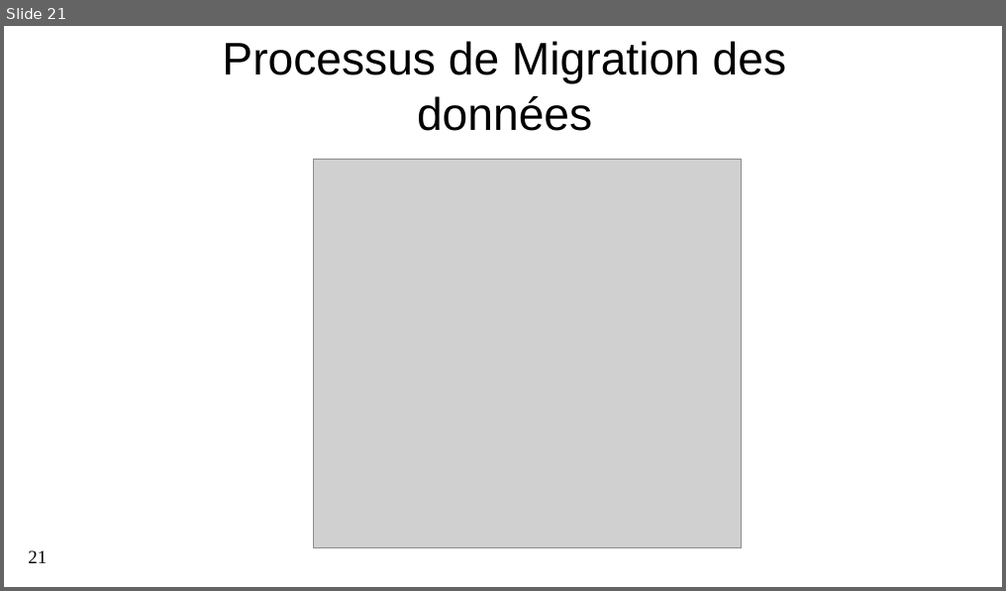
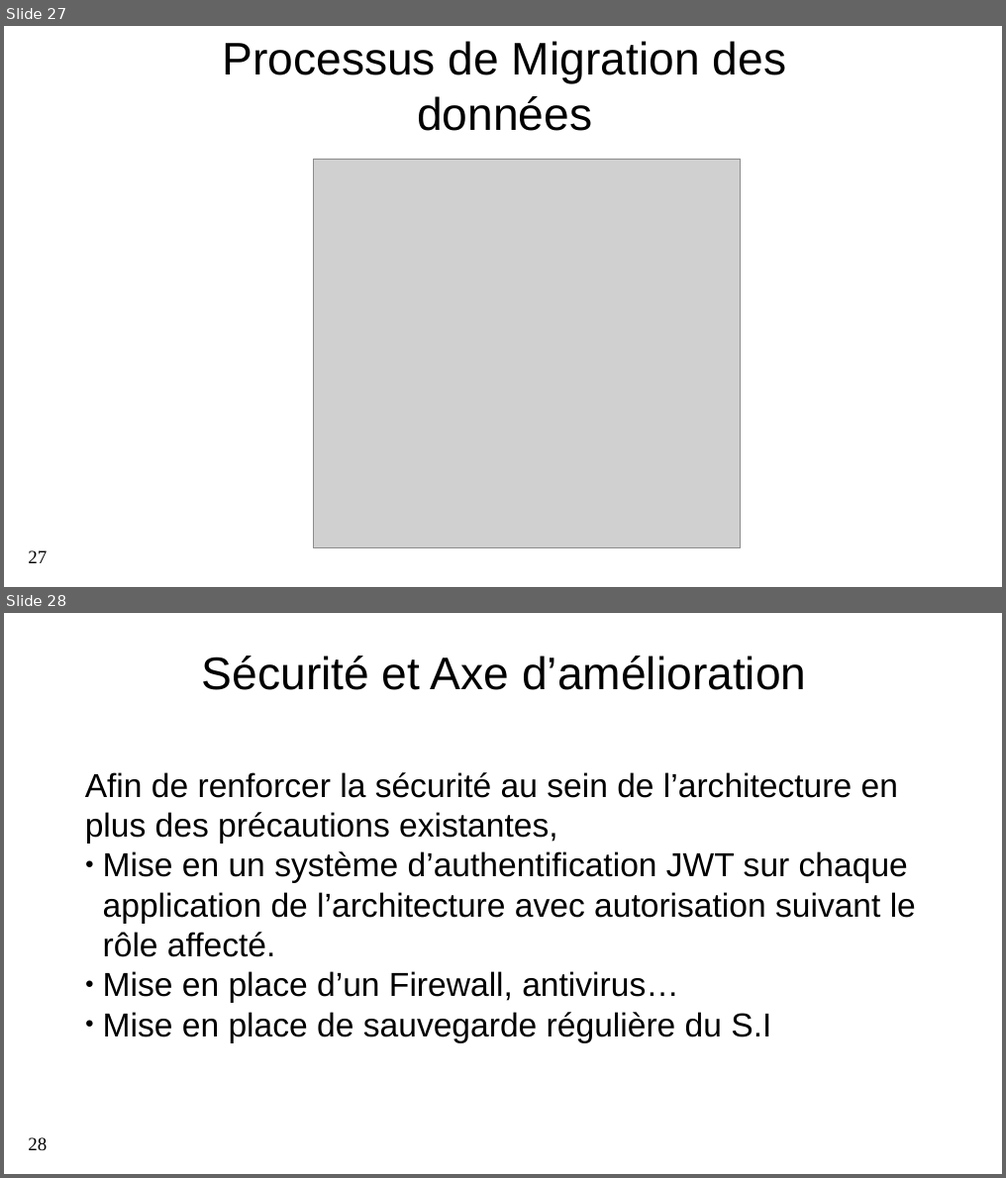
Before and after one commit to Lamessolo/ProjetLeadTech, a slide deck: P4_04_PresentationRecapitulatif.pptx. Shown one above the other, each under a label of ours: slide 21 before the commit, slides 27 and 28 after it. The pictures are 1006x591 and 1006x1178 pixels, drawn with LibreOffice and Linux fonts; fonts in the diff are those of the drawing; grey boxes stand for pictures; background and template pictures are left out. Boxes give left, top, right and bottom in pixels: in the first picture for what was removed or moved away, otherwise in the second. Text is boxed around its words. In the diff, an @@ line names an element or a change of style, - is before the commit and + after.

```diff
--- a/P4_04_PresentationRecapitulatif.pptx
+++ b/P4_04_PresentationRecapitulatif.pptx
@@ slide 28 added at <box>4,613,1002,1174</box>, background #FFFFFF; not listed: 1 template element that a slide beside it also shows @@
@@ text added at <box>202,656,806,690</box>, 44 pt, text #000000 @@
+Sécurité et Axe d’amélioration
@@ text added at <box>85,772,916,1044</box>, 32 pt, text #000000 @@
+Afin de renforcer la sécurité au sein de l’architecture en plus des précautions existantes,
+● Mise en un système d’authentification JWT sur chaque application de l’architecture avec autorisation suivant le rôle affecté.
+● Mise en place d’un Firewall, antivirus…
+● Mise en place de sauvegarde régulière du S.I
@@ what was slide 21 is now slide 27 @@
@@ page number at <box>28,551,47,564</box>: text changed @@
-21
+27
```
Also in this commit, not shown: 10 slides changed, 9 other slides added, 6 slides removed, 5 other files.
